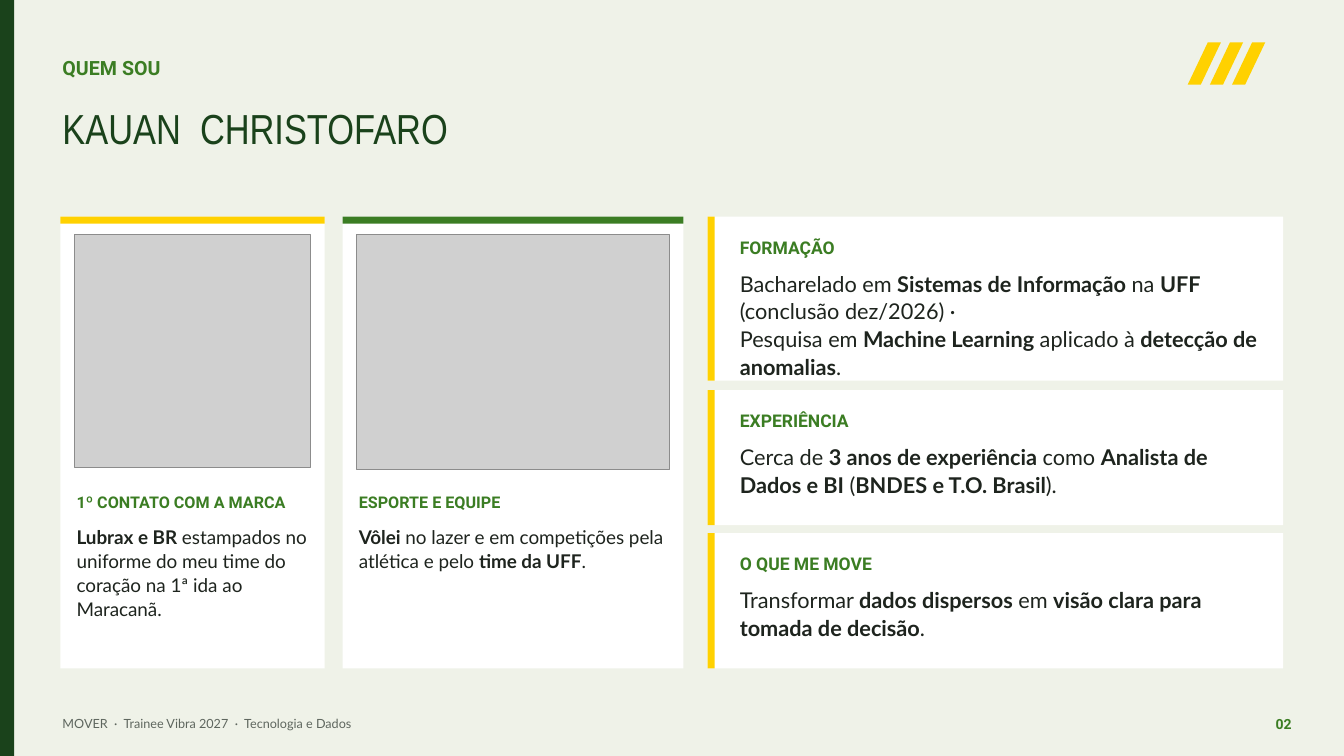
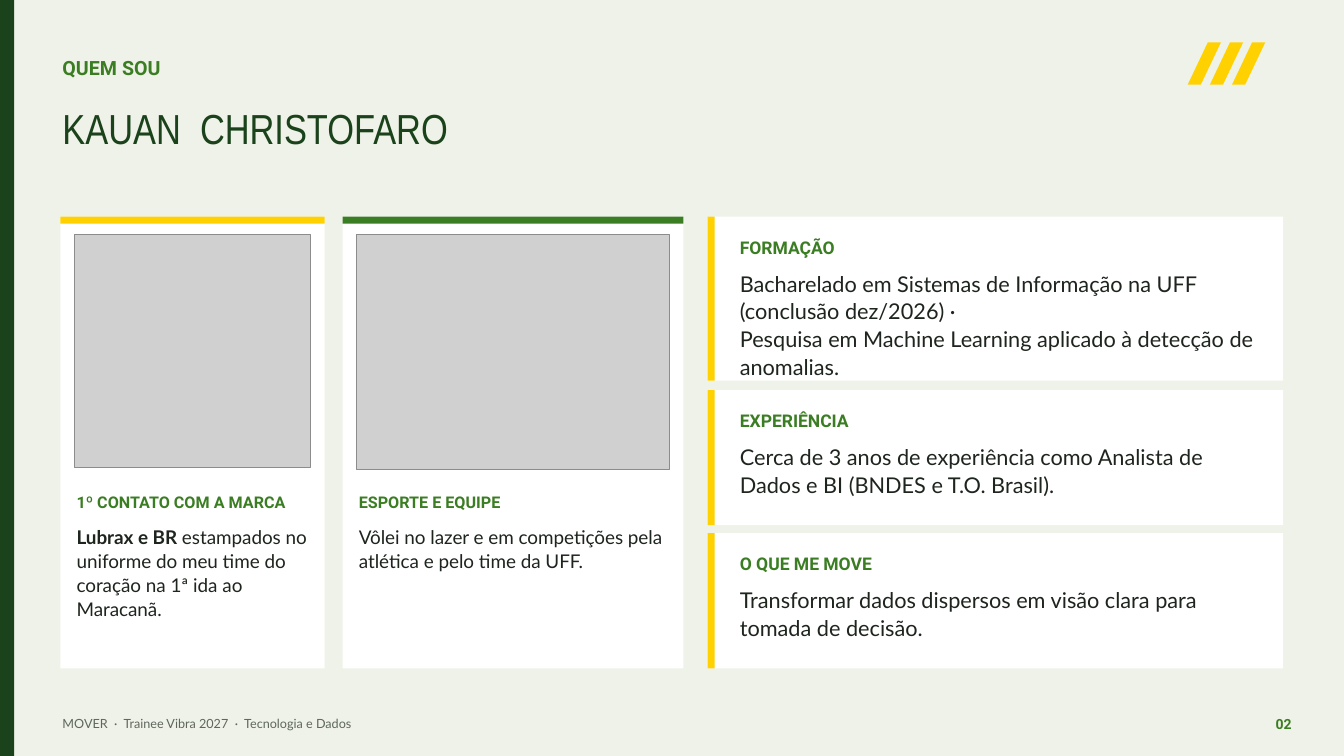
Before and after one commit to kauanchristofaro/Painel-Vibra-MOVER, a slide deck: slide 2 of MOVER_Apresentacao_Trainee_Vibra_v13.pptx. Drawn at 1344x756 pixels with LibreOffice and Linux fonts; fonts in the diff are those of the drawing; grey boxes stand for pictures. Boxes give left, top, right and bottom in pixels: in the first picture for what was removed or moved away, otherwise in the second. Text is boxed around its words. In the diff, an @@ line names an element or a change of style, - is before the commit and + after.

```diff
--- a/MOVER_Apresentacao_Trainee_Vibra_v13.pptx
+++ b/MOVER_Apresentacao_Trainee_Vibra_v13.pptx
@@ text "Bacharelado em Sistemas de Informação ..." at [740,276,1254,375]: bold off in "Sistemas de Informação UFF", "Machine Learning detecção de anomalias." @@
@@ text "Cerca de 3 anos de ..." at [740,449,1203,496]: bold off in "3 anos de experiência Analista de Dados ..." @@
@@ text "Vôlei no lazer e em ..." at [359,530,662,572]: bold off in "Vôlei time da UFF." @@
@@ text "Transformar dados dispersos em visão ..." at [740,592,1196,636]: bold off in "dados dispersos visão clara para tomada de ..." @@
```
Also in this commit, not shown: 5 other slides changed, 1 other file.
